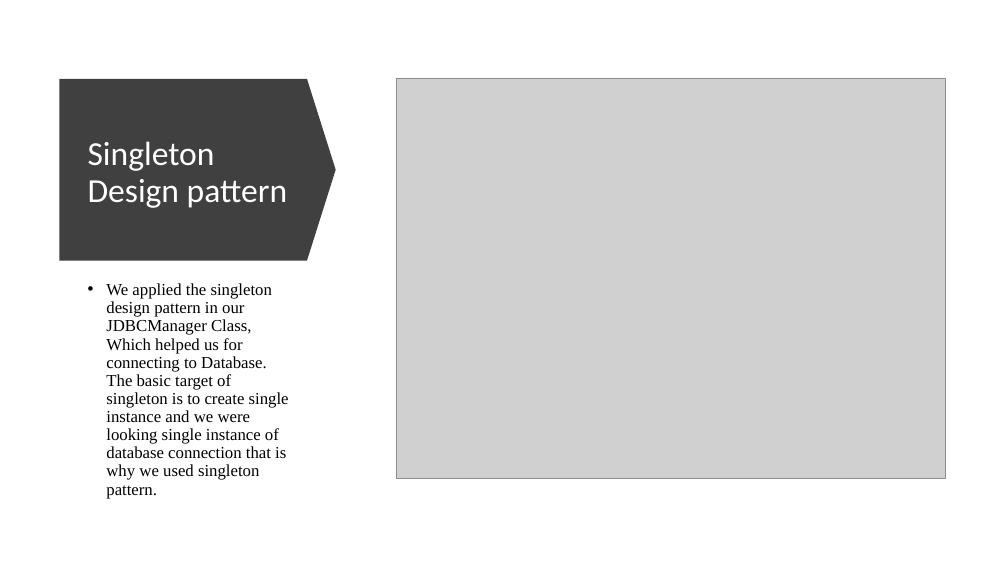
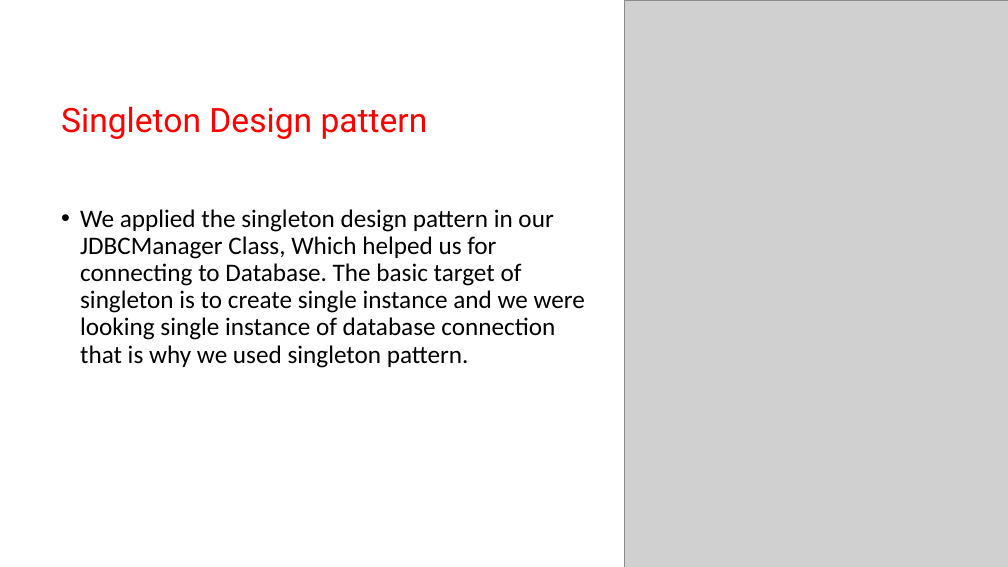
Before and after one commit to asdprojectlibrary/FrameworkLibraryProject, a slide deck: slide 14 of New Microsoft PowerPoint Presentation1.pptx (slide 13 before the commit). Drawn at 1008x567 pixels with LibreOffice and Linux fonts; fonts in the diff are those of the drawing; grey boxes stand for pictures. Boxes give left, top, right and bottom in pixels: in the first picture for what was removed or moved away, otherwise in the second. Text is boxed around its words. In the diff, an @@ line names an element or a change of style, - is before the commit and + after.

```diff
--- a/New Microsoft PowerPoint Presentation1.pptx
+++ b/New Microsoft PowerPoint Presentation1.pptx
@@ picture added at (625, 0, 1008, 567) @@
@@ title "Singleton Design pattern": place and size @@
-title "Singleton Design pattern" at (88, 141, 287, 208)
+title "Singleton Design pattern" at (61, 106, 428, 139)
@@ title "Singleton Design pattern" at (61, 106, 428, 139): font Calibri to Roboto, text colour #FFFFFF to #FF0000 @@
@@ down arrow removed at (59, 79, 336, 261) @@
@@ picture removed at (396, 79, 945, 478) @@
@@ text "We applied the singleton design ...": place and size @@
-text "We applied the singleton design ..." at (106, 283, 289, 480)
+text "We applied the singleton design ..." at (80, 209, 585, 368)
@@ text "We applied the singleton design ..." at (80, 209, 585, 368): size 16 to 24 pt, font Times New Roman to Calibri @@
```
Also in this commit, not shown: 2 other slides changed, 2 slides added, 1 slide removed, 1 other file.
